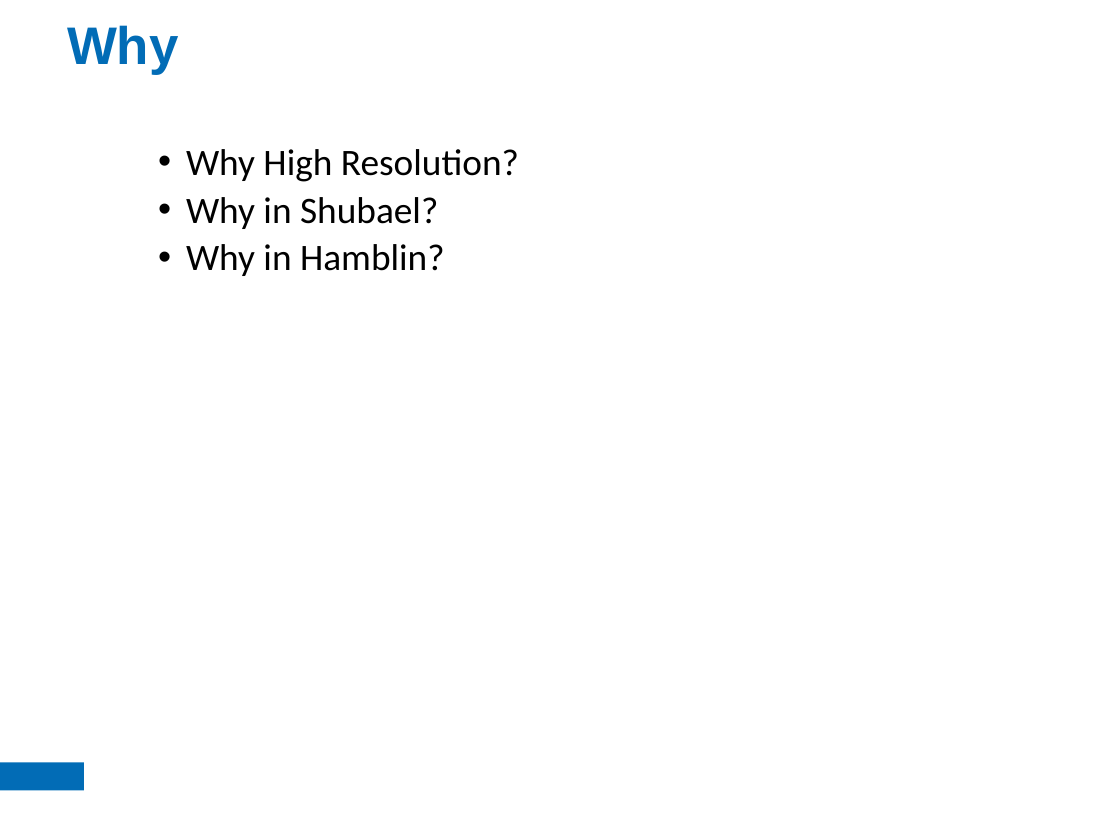
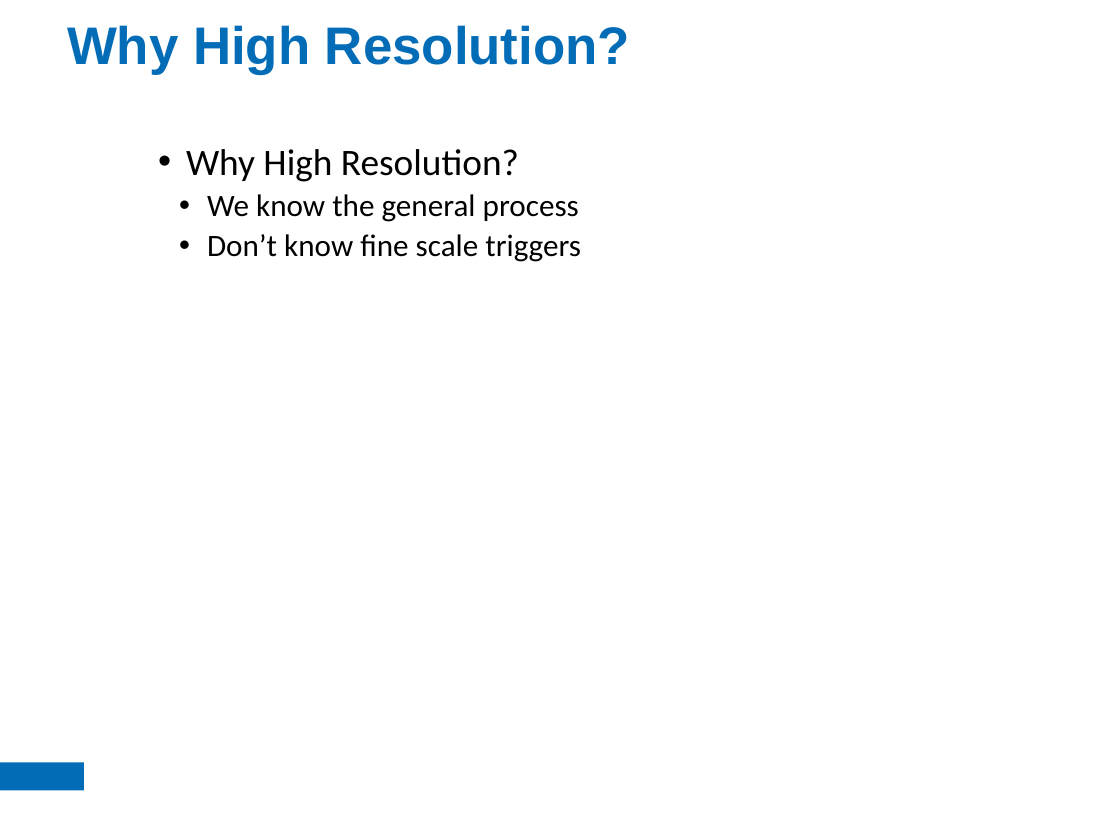
Before and after one commit to jhollist/high_res_cyano, a slide deck: slide 5 of presentations/sdr_partners_present.pptx (slide 3 before the commit). Drawn at 1120x840 pixels with LibreOffice and Linux fonts; fonts in the diff are those of the drawing. Boxes give left, top, right and bottom in pixels: in the first picture for what was removed or moved away, otherwise in the second. Text is boxed around its words. In the diff, an @@ line names an element or a change of style, - is before the commit and + after.

```diff
--- a/presentations/sdr_partners_present.pptx
+++ b/presentations/sdr_partners_present.pptx
@@ title at box(67, 25, 630, 75): text changed @@
-Why
+Why High Resolution?
@@ text at box(207, 194, 581, 262): text changed; size 24 to 20 pt @@
-  • Why in Shubael?
-  • Why in Hamblin?
+    • We know the general process
+    • Don’t know fine scale triggers
```
Also in this commit, not shown: 1 other slide changed, 9 slides added, 13 other files.
